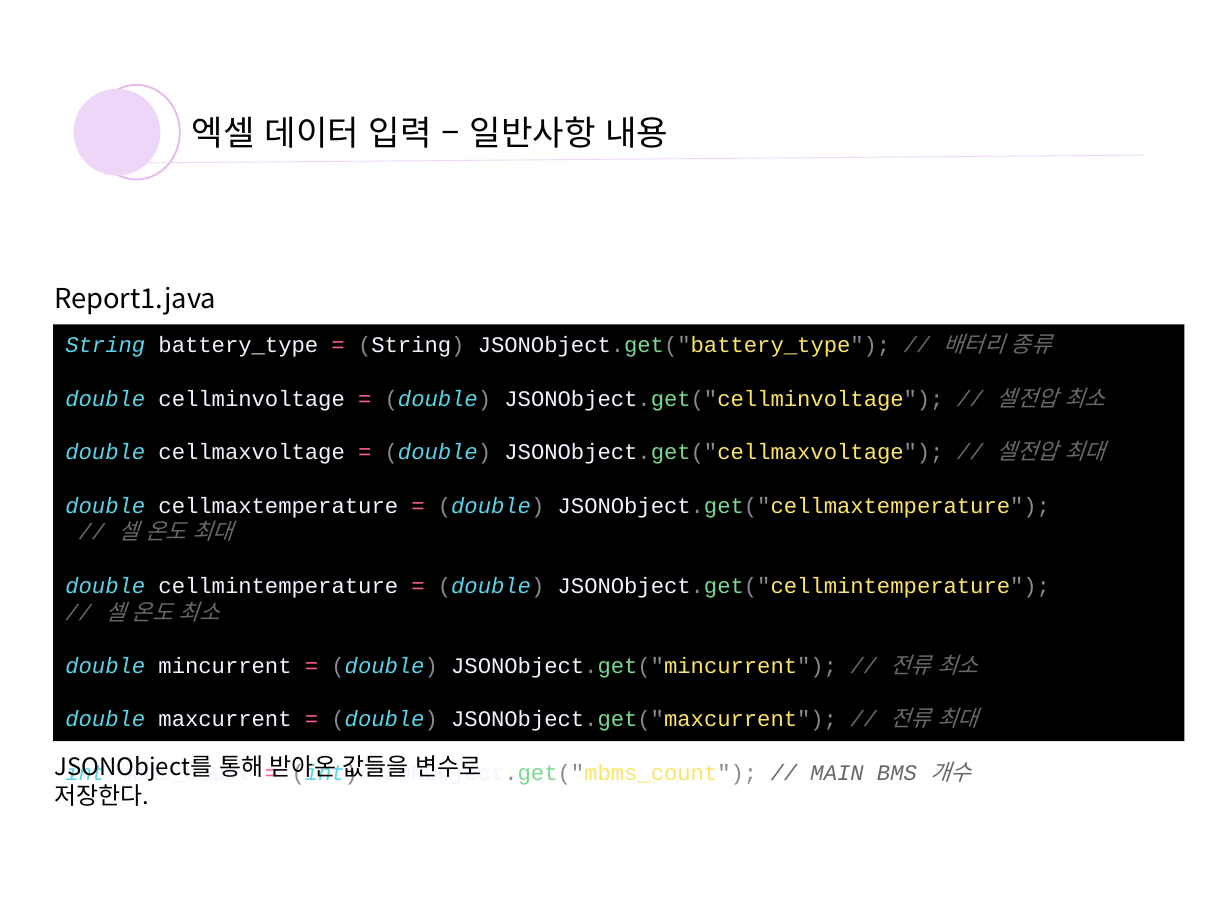
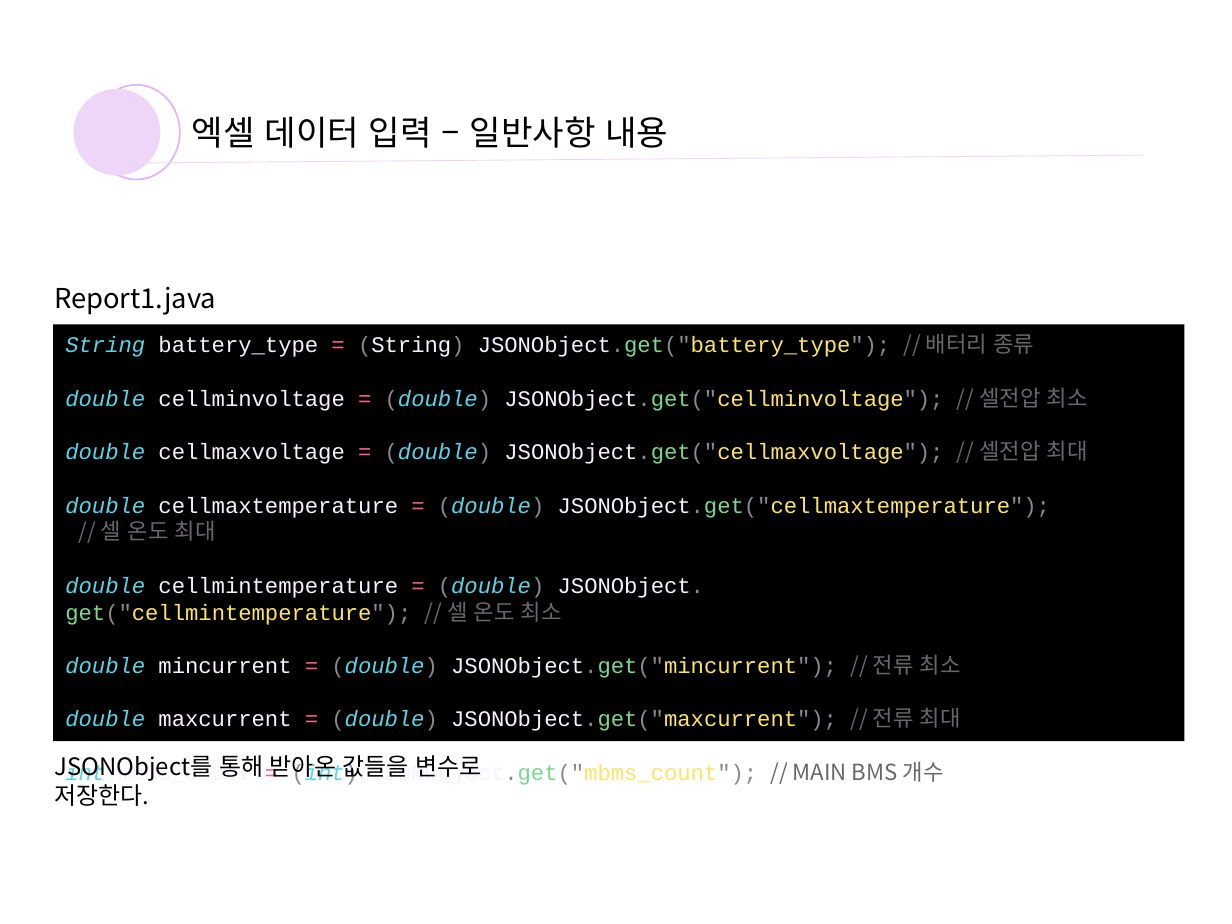
Before and after one commit to yoosooop/INTERN_log, a slide deck: slide 20 of bms 엑셀 파일 생성.pptx. Drawn at 1232x924 pixels with LibreOffice and Linux fonts; fonts in the diff are those of the drawing. Boxes give left, top, right and bottom in pixels: in the first picture for what was removed or moved away, otherwise in the second. Text is boxed around its words. In the diff, an @@ line names an element or a change of style, - is before the commit and + after.

```diff
--- a/bms 엑셀 파일 생성.pptx
+++ b/bms 엑셀 파일 생성.pptx
@@ text in rectangle at (65, 333, 1088, 787): font Courier New to Noto Sans CJK KR, italic off in "// 배터리 종류", "// 셀전압 최소", "// 셀전압 최대", "// 셀 온도 최대" and 3 more places @@
@@ text in rectangle at (65, 577, 704, 625): spaces changed @@
-double cellmintemperature = (double) JSONObject.get("cellmintemperature");// 셀 온도 최소
+double cellmintemperature = (double) JSONObject.get("cellmintemperature"); // 셀 온도 최소
```
Also in this commit, not shown: 5 other slides changed, 4 slides added.
